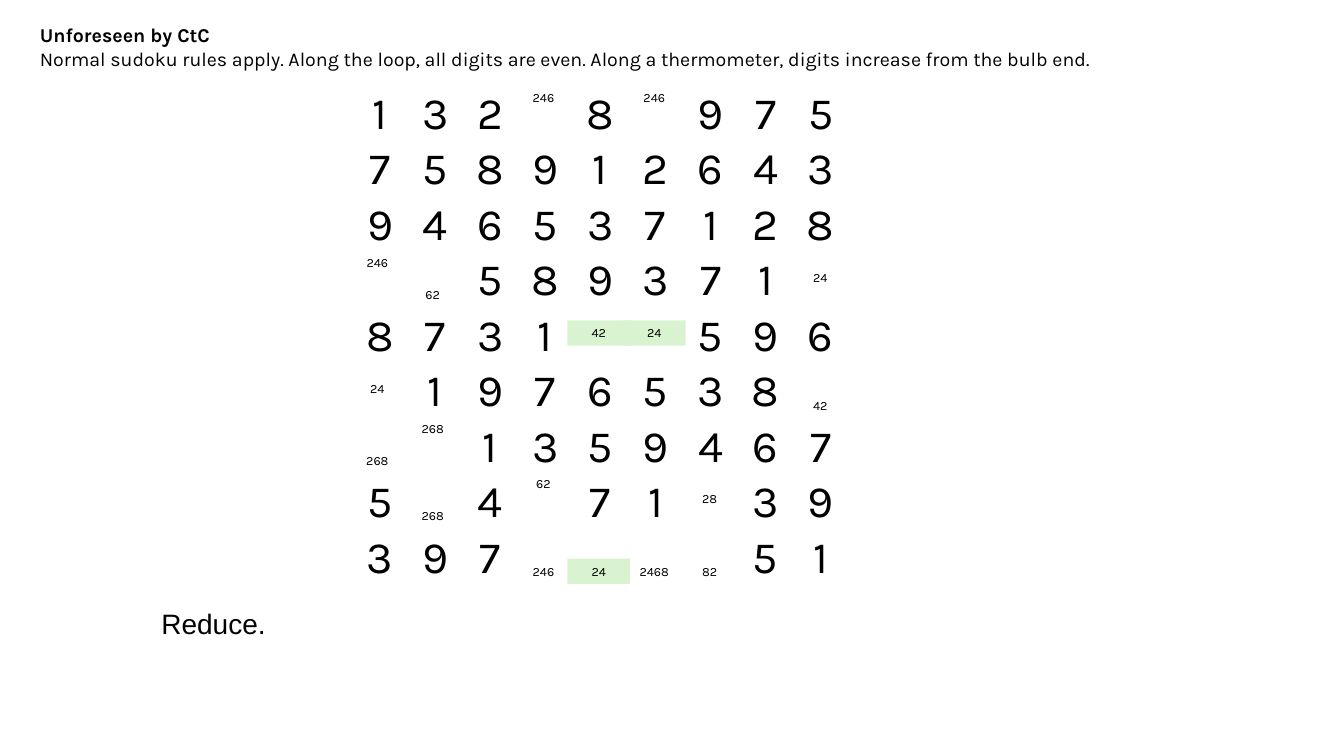
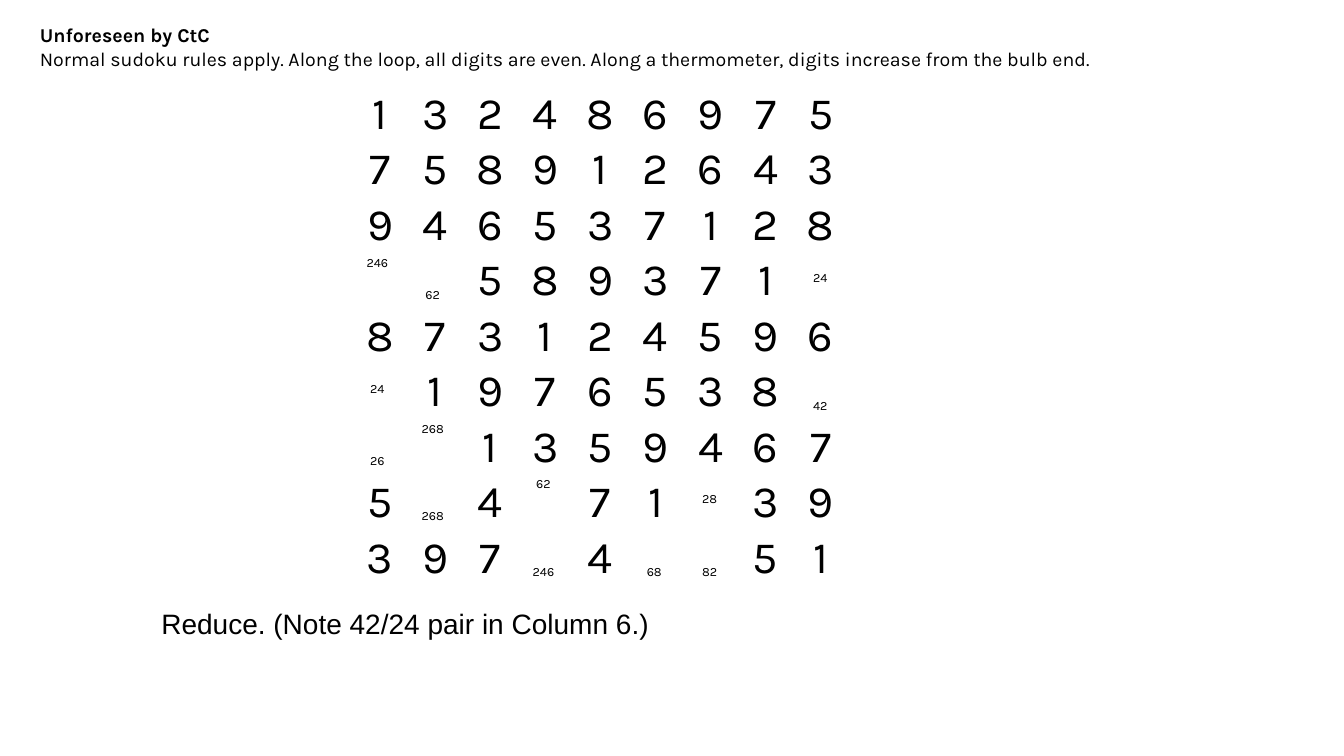
Before and after one commit to jhardis/WSJ_Number_Puzzles, a slide deck: slide 18 of 20261010_2.pptx. Drawn at 1344x756 pixels with LibreOffice and Linux fonts; fonts in the diff are those of the drawing; background and template pictures are left out. Boxes give left, top, right and bottom in pixels: in the first picture for what was removed or moved away, otherwise in the second. Text is boxed around its words. In the diff, an @@ line names an element or a change of style, - is before the commit and + after.

```diff
--- a/20261010_2.pptx
+++ b/20261010_2.pptx
@@ text removed at (533,94,555,102) @@
-246
@@ text added at (533,100,558,129), 32 pt, text #000000 @@
+4
@@ text removed at (643,94,665,102) @@
-246
@@ text added at (643,100,669,130), 32 pt, text #000000 @@
+6
@@ rectangle removed at (568,321,630,346) @@
-42
@@ text added at (587,322,613,351), 32 pt, text #000000 @@
+2
@@ rectangle removed at (623,321,686,346) @@
-24
@@ text added at (643,322,668,351), 32 pt, text #000000 @@
+4
@@ text at (370,457,384,465): text changed @@
-268
+26
@@ rectangle removed at (568,559,630,584) @@
-24
@@ text added at (588,544,613,573), 32 pt, text #000000 @@
+4
@@ text at (647,568,662,576): text changed @@
-2468
+68
@@ text at (161,613,649,639): text changed @@
-Reduce.
+Reduce. (Note 42/24 pair in Column 6.)
```
Also in this commit, not shown: 11 other slides changed.
